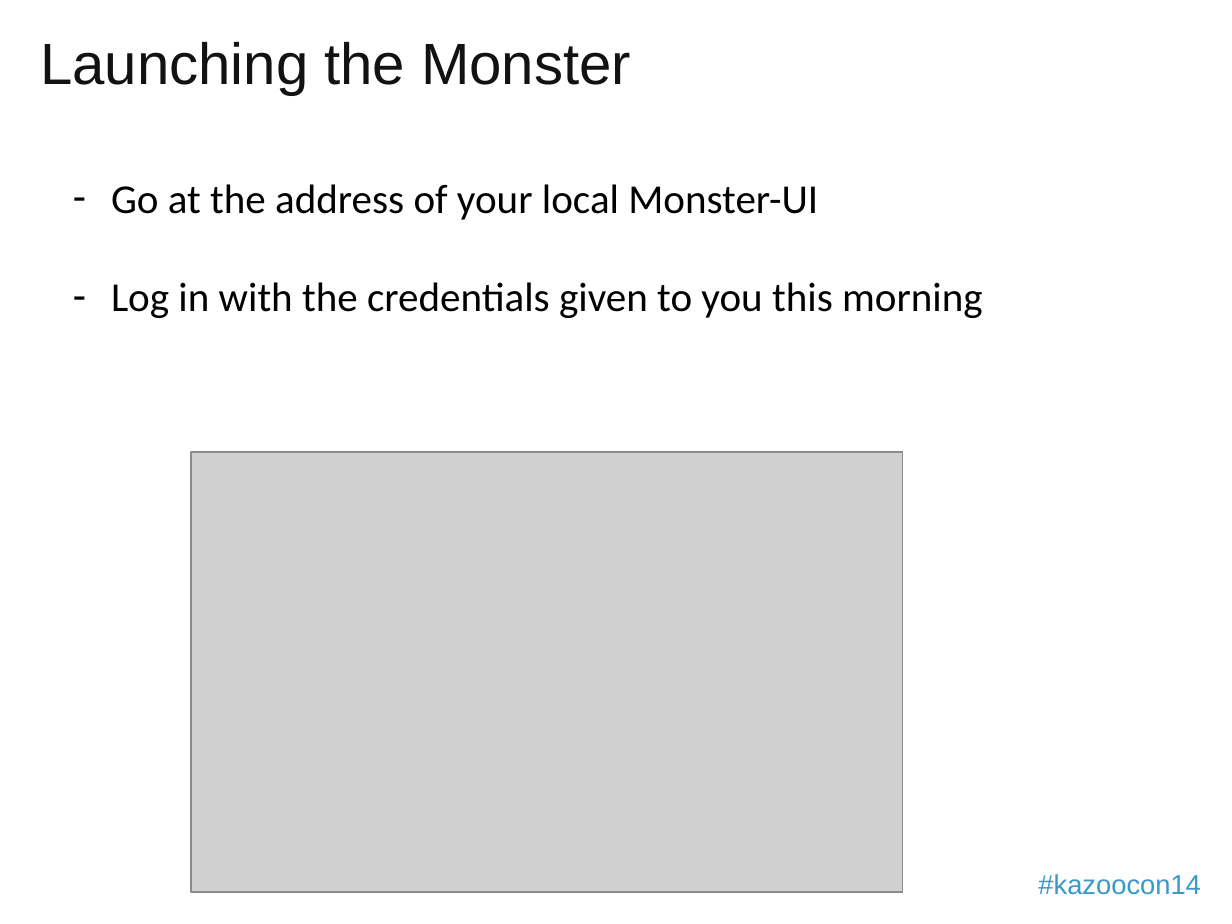
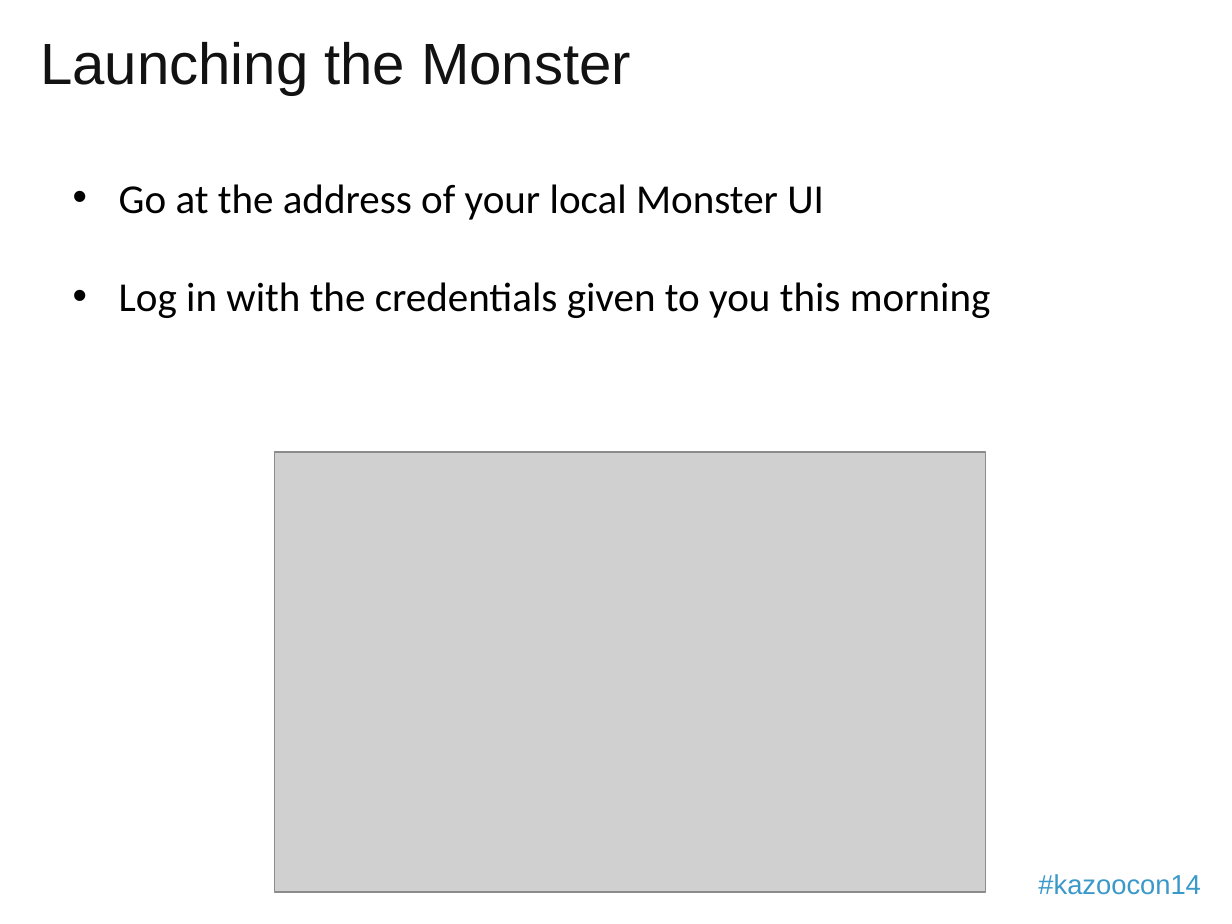
Before and after one commit to 2600hz/monster-ui, a slide deck: slide 7 of apps/demo_done/presentation.pptx. Drawn at 1232x924 pixels with LibreOffice and Linux fonts; fonts in the diff are those of the drawing; grey boxes stand for pictures; background and template pictures are left out. Boxes give left, top, right and bottom in pixels: in the first picture for what was removed or moved away, otherwise in the second. Text is boxed around its words. In the diff, an @@ line names an element or a change of style, - is before the commit and + after.

```diff
--- a/apps/demo_done/presentation.pptx
+++ b/apps/demo_done/presentation.pptx
@@ text at bbox=[119, 184, 824, 220]: text changed @@
-– Go at the address of your local Monster-UI
+• Go at the address of your local Monster UI
@@ text at bbox=[119, 282, 991, 318]: bullet - to • @@
@@ picture: place and size @@
-picture at bbox=[191, 452, 902, 892]
+picture at bbox=[275, 452, 986, 892]
```
Also in this commit, not shown: 10 other slides changed.
